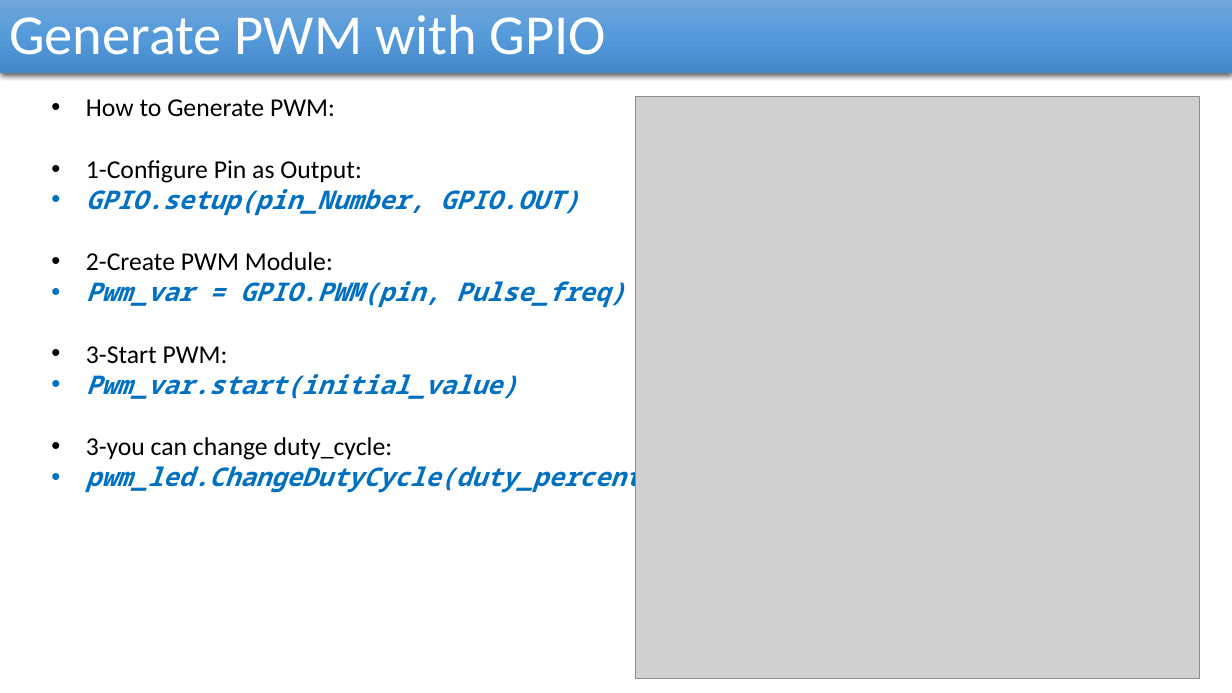
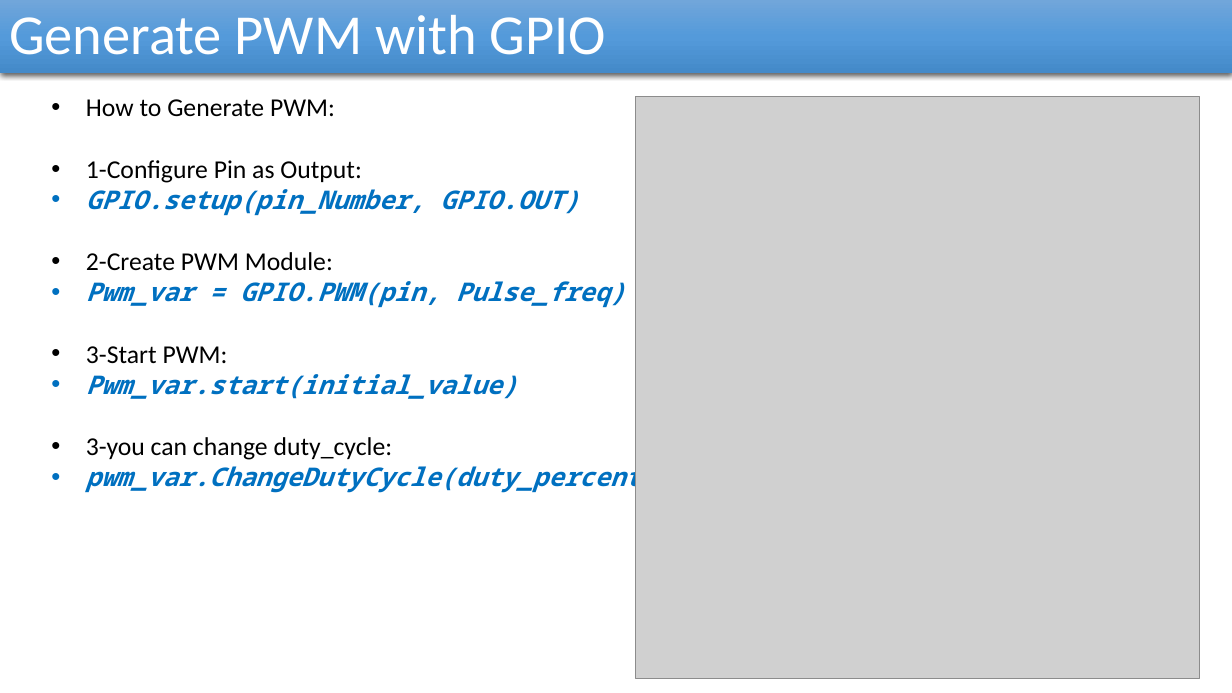
Before and after one commit to reza-arjmandi/rpi-course, a slide deck: slide 13 of session3/presentation/Raspberry_pi_Controlling_Hardware.pptx. Drawn at 1232x693 pixels with LibreOffice and Linux fonts; fonts in the diff are those of the drawing; grey boxes stand for pictures. Boxes give left, top, right and bottom in pixels: in the first picture for what was removed or moved away, otherwise in the second. Text is boxed around its words. In the diff, an @@ line names an element or a change of style, - is before the commit and + after.

```diff
--- a/session3/presentation/Raspberry_pi_Controlling_Hardware.pptx
+++ b/session3/presentation/Raspberry_pi_Controlling_Hardware.pptx
@@ text at bbox=[86, 461, 656, 494]: text changed @@
-• pwm_led.ChangeDutyCycle(duty_percent)
+• pwm_var.ChangeDutyCycle(duty_percent)
```
Also in this commit, not shown: 1 other file.
